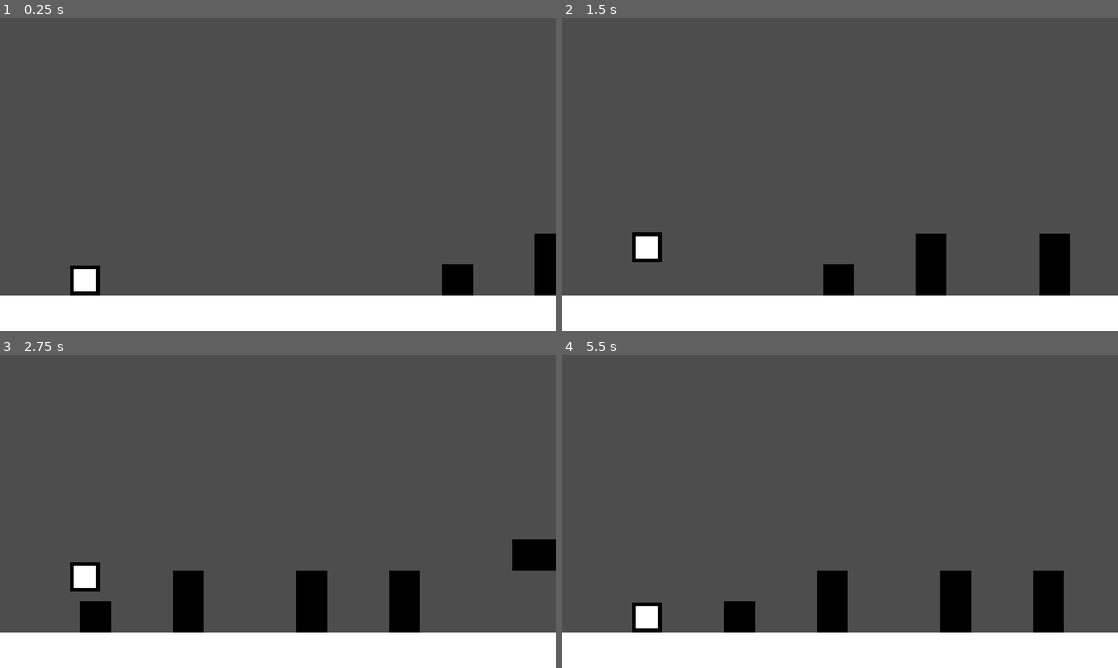
Above: before the commit, frames 1-4 (two rows, left to right).
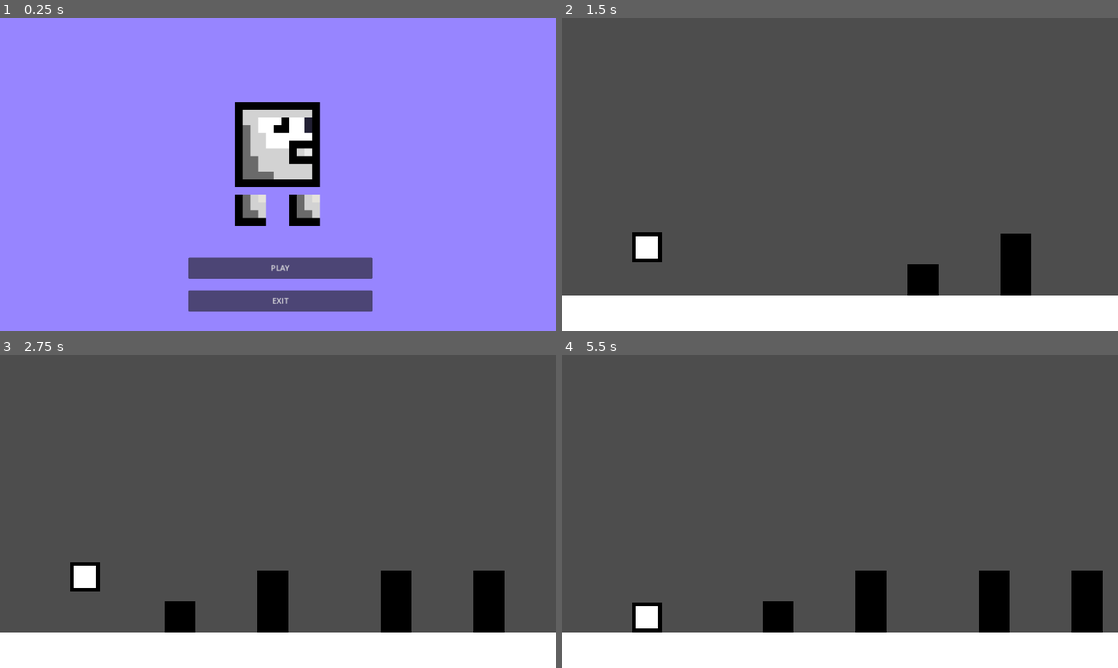
Above: after the commit, the same moments.

Repository: Rodion-Krainov/hakaton
Game: Godot game, scene res://menu.tscn
The game is run twice, just before and just after one commit, with the same random seed, the same clock (stepped at 60 frames per second) and the same inputs. Before the commit the project starts from res://main.tscn.
Inputs (mouse positions are in pixels of both pictures, inside the frame that each line leads up to):
- Up to frame 1 (0.25 s): no input
- Up to frame 2 (1.5 s): click (840, 268) at 0.5 s, where only the run after the commit has a clickable "PLAY"; tap Enter (ui_accept) at 1.25 s; move the mouse to (962, 158) at 1.27 s; press the mouse at (962, 158) at 1.28 s; hold D (right) from 1.28 s (still down)
- Up to frame 3 (2.75 s): keep holding D (right); tap Enter (ui_accept) at 1.52, 2.27 s; move the mouse to (166, 527) at 2.02 s; release the mouse at (166, 527) at 2.03 s; click (166, 527) at 2.1 s
- Up to frame 4 (5.5 s): move the mouse to (895, 442) at 2.77 s; release D (right) at 2.78 s; press the mouse at (895, 442) at 2.78 s; hold A (left) 2.78-3.5 s; release the mouse at (895, 442) at 3.5 s; click (723, 574) at 3.5 s, where only the run after the commit has a clickable "RESTART"; move the mouse to (812, 574) at 4.27 s; hold D (right) from 4.28 s (still down); click (812, 574) at 4.35 s; tap Enter (ui_accept) at 4.52, 5.27 s; move the mouse to (1006, 558) at 5.02 s; press the mouse at (1006, 558) at 5.03 s

The runs differ from the first frame. In frame 1, 100% of the frame differs, in the area x 0-100%, y 0-100%; in frame 2, 3.6%; in frame 3, 6.1%; in frame 4, 7.7%.

Commit message:
main_menu

Diff:
--- a/Button.gd
+++ b/Button.gd
@@ -1,13 +1,14 @@
 extends Button
-
 
 # Called when the node enters the scene tree for the first time.
 func _ready():
 	pass # Replace with function body.
 
-
+func _replay():
+	get_tree().change_scene_to_file("res://main.tscn")
+	pass
+func _exit():
+	get_tree().quit()
 # Called every frame. 'delta' is the elapsed time since the previous frame.
 func _process(delta):
-	if Input.is_action_pressed("click"):
-		get_tree().change_scene_to_file("res://main.tscn")
 	pass
--- /dev/null
+++ b/menu.gd
@@ -0,0 +1,16 @@
+extends Node2D
+
+
+# Called when the node enters the scene tree for the first time.
+func _ready():
+	pass # Replace with function body.
+
+func _start():
+	get_tree().change_scene_to_file("res://main.tscn")
+	print("1 level start")
+func _exit():
+	get_tree().quit()
+
+# Called every frame. 'delta' is the elapsed time since the previous frame.
+func _process(delta):
+	pass
--- /dev/null
+++ b/menu.tscn
@@ -0,0 +1,86 @@
+[gd_scene load_steps=7 format=3 uid="uid://b1a1vme0u03bo"]
+
+[ext_resource type="AudioStream" uid="uid://bvrx447sft3cq" path="res://sound/ind_baby.mp3" id="1_hg5df"]
+[ext_resource type="Script" path="res://menu.gd" id="1_ryun6"]
+[ext_resource type="Texture2D" uid="uid://c6kevwtv6coq5" path="res://images/Duck3_SpinAnimation.png" id="2_1m8gx"]
+
+[sub_resource type="Animation" id="Animation_6l0ug"]
+resource_name = "menu"
+length = 1.2
+loop_mode = 1
+step = 0.3
+tracks/0/type = "value"
+tracks/0/imported = false
+tracks/0/enabled = true
+tracks/0/path = NodePath("AnimationPlayer/Sprite2D:frame")
+tracks/0/interp = 2
+tracks/0/loop_wrap = true
+tracks/0/keys = {
+"times": PackedFloat32Array(0, 0.2, 0.4, 0.6, 0.8, 1),
+"transitions": PackedFloat32Array(1, 1, 1, 1, 1, 1),
+"update": 1,
+"values": [0, 1, 2, 3, 4, 7]
+}
+
+[sub_resource type="Animation" id="Animation_egv7b"]
+length = 0.001
+tracks/0/type = "value"
+tracks/0/imported = false
+tracks/0/enabled = true
+tracks/0/path = NodePath("AnimationPlayer/Sprite2D:frame")
+tracks/0/interp = 1
+tracks/0/loop_wrap = true
+tracks/0/keys = {
+"times": PackedFloat32Array(0),
+"transitions": PackedFloat32Array(1),
+"update": 1,
+"values": [0]
+}
+
+[sub_resource type="AnimationLibrary" id="AnimationLibrary_crxgy"]
+_data = {
+"RESET": SubResource("Animation_egv7b"),
+"menu": SubResource("Animation_6l0ug")
+}
+
+[node name="menu" type="Node2D"]
+script = ExtResource("1_ryun6")
+
+[node name="ColorRect" type="ColorRect" parent="."]
+offset_right = 1152.0
+offset_bottom = 648.0
+color = Color(0.592157, 0.521569, 1, 1)
+
+[node name="AudioStreamPlayer2D" type="AudioStreamPlayer2D" parent="ColorRect"]
+stream = ExtResource("1_hg5df")
+autoplay = true
+
+[node name="Button" type="Button" parent="ColorRect"]
+layout_mode = 0
+offset_left = 390.0
+offset_top = 496.0
+offset_right = 772.0
+offset_bottom = 540.0
+text = "PLAY"
+
+[node name="Button2" type="Button" parent="ColorRect"]
+layout_mode = 0
+offset_left = 390.0
+offset_top = 564.0
+offset_right = 772.0
+offset_bottom = 608.0
+text = "EXIT"
+
+[node name="AnimationPlayer" type="AnimationPlayer" parent="ColorRect"]
+autoplay = "menu"
+libraries = {
+"": SubResource("AnimationLibrary_crxgy")
+}
+
+[node name="Sprite2D" type="Sprite2D" parent="ColorRect/AnimationPlayer"]
+position = Vector2(583, 302)
+texture = ExtResource("2_1m8gx")
+hframes = 8
+
+[connection signal="pressed" from="ColorRect/Button" to="." method="_start"]
+[connection signal="pressed" from="ColorRect/Button2" to="." method="_exit"]
--- a/pause_menu.tscn
+++ b/pause_menu.tscn
@@ -39,3 +39,6 @@
 offset_right = 910.0
 offset_bottom = 484.0
 text = "EXIT"
+
+[connection signal="pressed" from="ColorRect/Button" to="ColorRect/Button" method="_replay"]
+[connection signal="pressed" from="ColorRect/Button2" to="ColorRect/Button" method="_exit"]
--- a/project.godot
+++ b/project.godot
@@ -11,7 +11,7 @@
 [application]
 
 config/name="game"
-run/main_scene="res://main.tscn"
+run/main_scene="res://menu.tscn"
 config/features=PackedStringArray("4.1", "Forward Plus")
 config/icon="res://icon.svg"
 
Binary file added: images/Duck2_WalkAnimation.png
Not shown, added: images/Duck2_WalkAnimation.png.import
Binary file added: images/Duck3_SpinAnimation.png
Not shown, added: images/Duck3_SpinAnimation.png.import
Binary file added: sound/Duck2_WalkAnimation.png
Not shown, added: sound/Duck2_WalkAnimation.png.import
Not shown, added: sound/ind_baby.mp3.import
Not shown, added: sound/menu.mp3.import
Not shown, added: sound/ind_baby.mp3
Not shown, added: sound/menu.mp3
